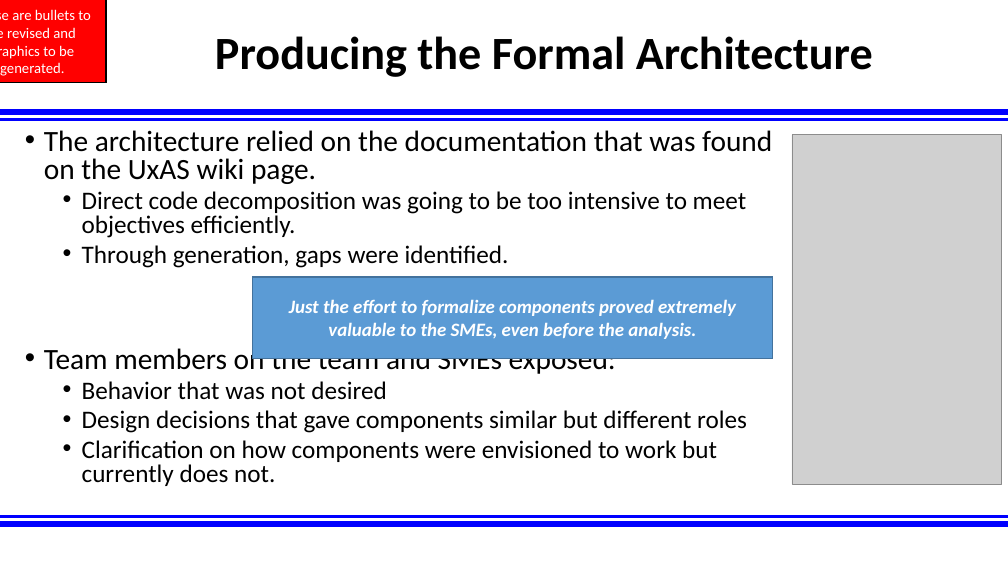
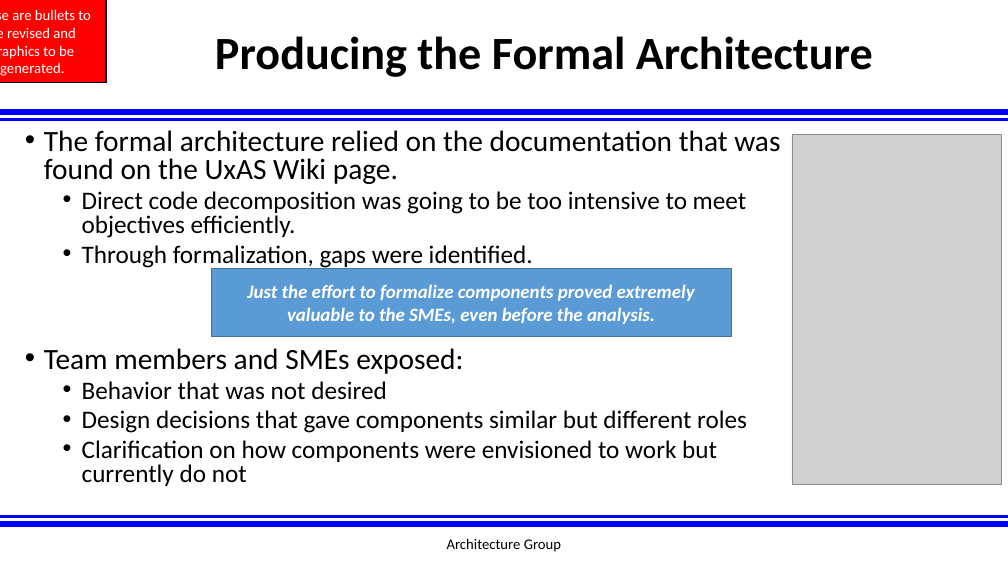
Before and after one commit to afrl-rq/OpenUxAS-SoI, a slide deck: slide 9 of presentations/S5_SoI_Architecture_Group.pptx. Drawn at 1008x567 pixels with LibreOffice and Linux fonts; fonts in the diff are those of the drawing; grey boxes stand for pictures; background and template pictures are left out. Boxes give left, top, right and bottom in pixels: in the first picture for what was removed or moved away, otherwise in the second. Text is boxed around its words. In the diff, an @@ line names an element or a change of style, - is before the commit and + after.

```diff
--- a/presentations/S5_SoI_Architecture_Group.pptx
+++ b/presentations/S5_SoI_Architecture_Group.pptx
@@ text at (44,130,780,184): text changed @@
-• The architecture relied on the documentation that was found
-  on the UxAS wiki page.
+• The formal architecture relied on the documentation that was found on the UxAS Wiki page.
@@ text at (44,245,533,374): text changed @@
-  • Through generation, gaps were identified.
-• Team members on the team and SMEs exposed:
+  • Through formalization, gaps were identified.
+• Team members and SMEs exposed:
@@ rectangle "Just the effort to formalize ...": place and size @@
-rectangle "Just the effort to formalize ..." at (253,277,773,358)
+rectangle "Just the effort to formalize ..." at (212,269,732,337)
@@ text at (82,440,717,486): text changed @@
-  • Clarification on how components were envisioned to work but currently does not.
+  • Clarification on how components were envisioned to work but currently do not
@@ text added at (447,538,561,552), 14 pt, text #000000 @@
+Architecture Group
```
Also in this commit, not shown: 12 other slides changed, 10 slides added, 11 slides removed.
